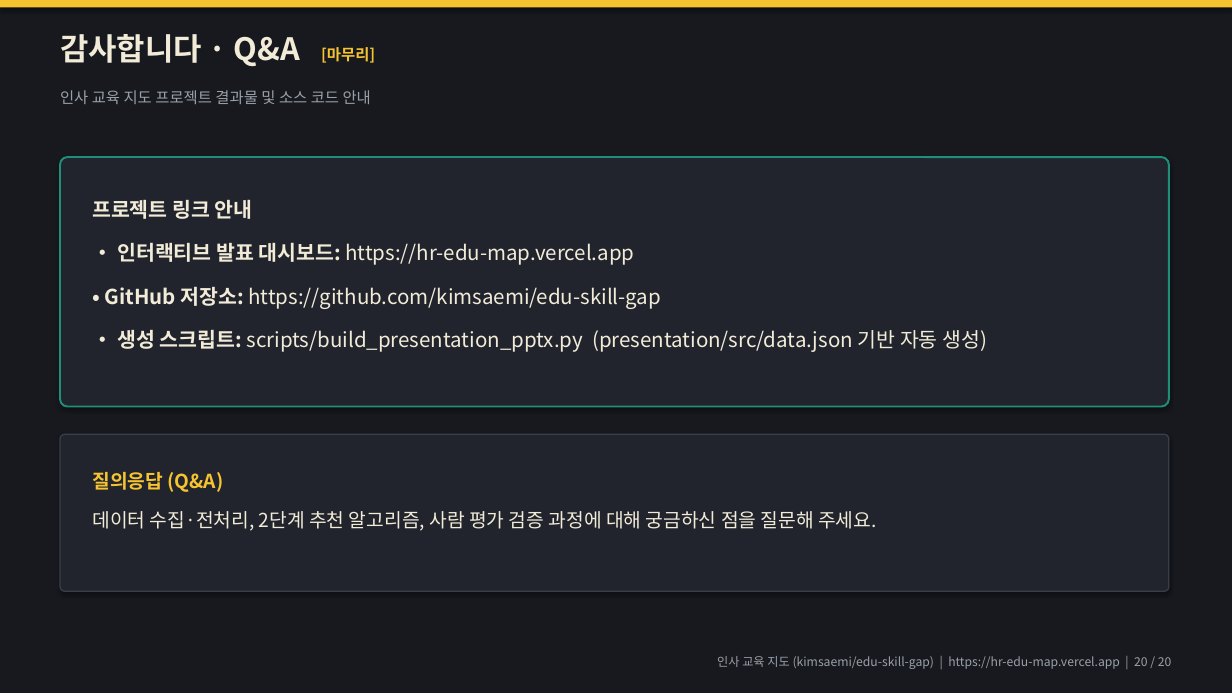
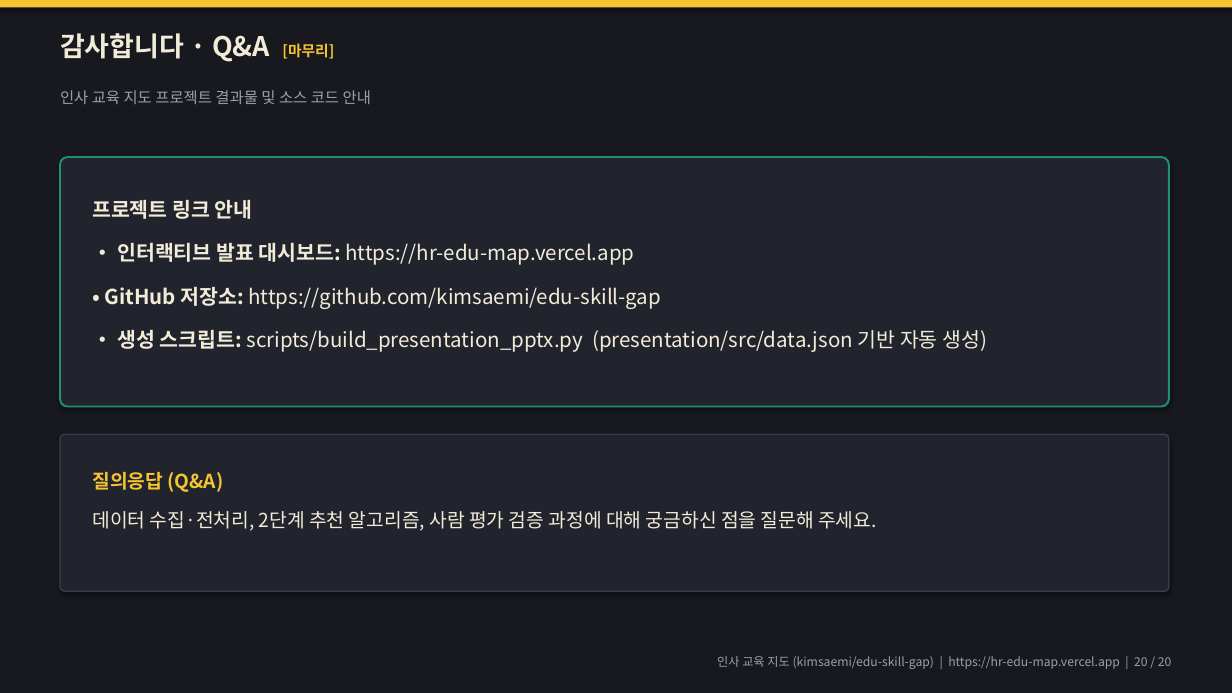
Before and after one commit to kimsaemi/edu-skill-gap, a slide deck: slide 20 of presentation/HR_교육지도_발표.pptx. Drawn at 1232x693 pixels with LibreOffice and Linux fonts; fonts in the diff are those of the drawing. Boxes give left, top, right and bottom in pixels: in the first picture for what was removed or moved away, otherwise in the second. Text is boxed around its words. In the diff, an @@ line names an element or a change of style, - is before the commit and + after.

```diff
--- a/presentation/HR_교육지도_발표.pptx
+++ b/presentation/HR_교육지도_발표.pptx
@@ text "감사합니다 · Q&A [마무리]" at box(60, 33, 334, 62): size 24 to 21 pt in "감사합니다 · Q&A"; size 12 to 11.5 pt in "[마무리]" @@
```
Also in this commit, not shown: 18 other slides changed, 1 other file.
